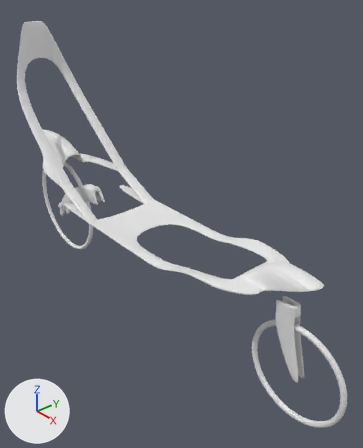
The Blender file kaon_amphib_9_w_rider_60degrees.blend: old version first, new version second.
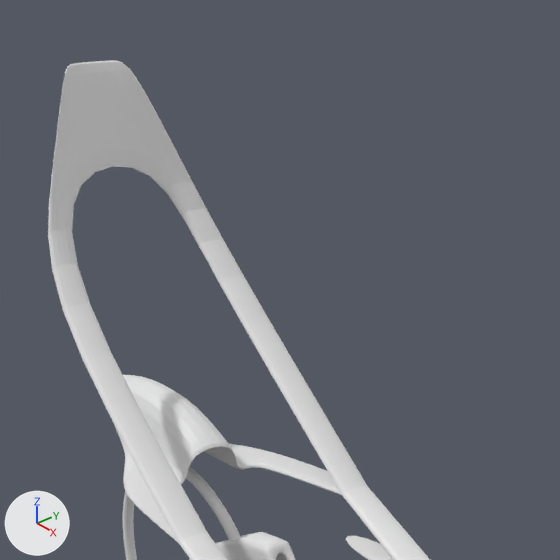
The first picture shows the older version from a 50 mm lens placed at (1.355, -1.089, 0.888), pointed at (0.009, 0.063, -0.048). The close-ups show both versions on the part from 0% to 53% of the width and 0% to 43% of the height of that picture; other places that the commit changed are outside them. Arrows for +X, +Y and +Z are at lower left; the lights stay in place.

In view in the first close-up: 'Grid', 'fork_shell.rear', 'wheel_rear'.
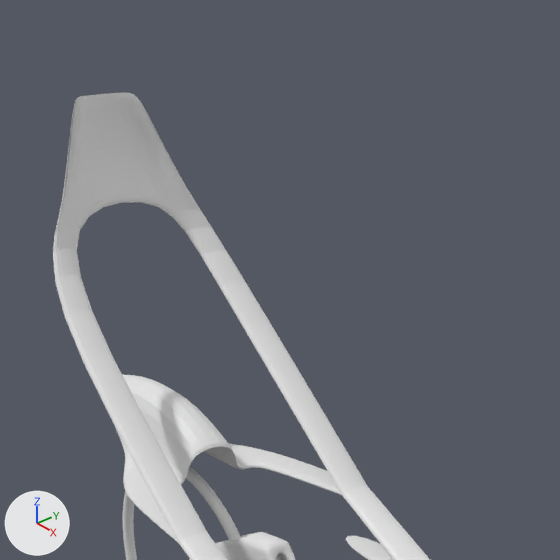
Edits to the bpy script that builds the scene:
```text
Change me_grid:
    used by ob_grid; location = (0.0, 0.0, 0.0); scale = (1.0, 0.4, 1.0)
    remove me_grid.from_pydata(...)  # 200 vertices, 208 faces; spans x -1.05..0.73, y -0.44..0.44, z -0.11..0.64
    add me_grid.from_pydata(...)  # 220 vertices, 228 faces; spans x -1.05..0.73, y -0.44..0.44, z -0.11..0.59
    me_grid part 1
    9 faces are deleted
    8 vertices in x -0.96..-0.92, y -0.29..0.29, z 0.48..0.64 move by (0.02, 0.0, -0.05)
    4 vertices in x -0.95..-0.93, y -0.29..0.29, z 0.47 move by (0.02, 0.0, -0.06)
    4 vertices move from x -0.98..-0.97, y -0.09..0.09, z 0.63..0.64 to x -0.97..-0.96, y -0.16..0.16, z 0.46..0.47
    16 vertices are added at x -0.98..-0.91, y -0.24..0.24, z 0.47..0.59
    25 new faces join them
```

What differs and where, as boxes [x1, y1, x2, y2] in the close-ups (560 x 560 px):
'Grid', reshaped
    before: [48, 60, 430, 560]
    after: [53, 93, 430, 560]
part 1 of me_grid, built on
    before: [48, 60, 244, 311]
    after: [53, 93, 245, 316]
